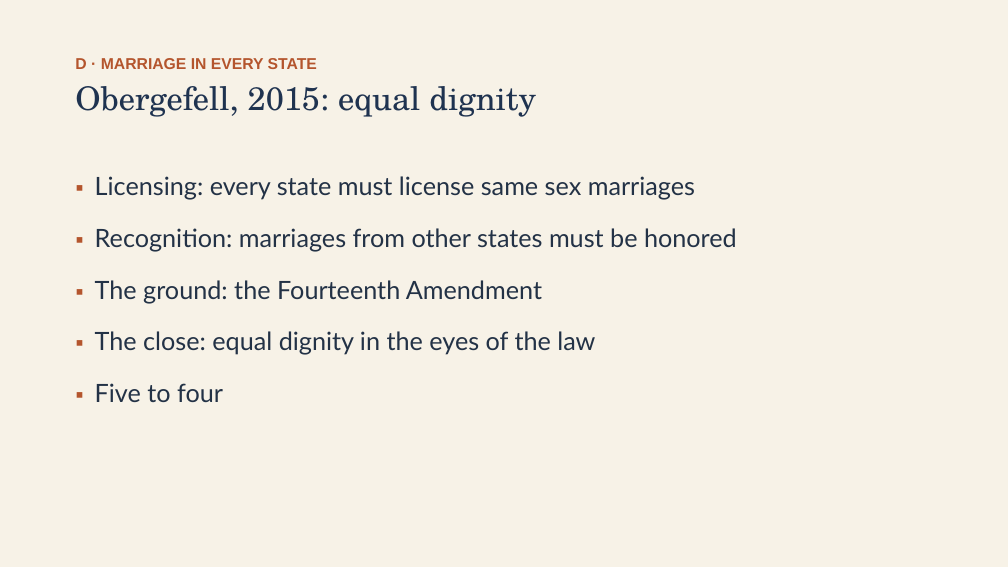
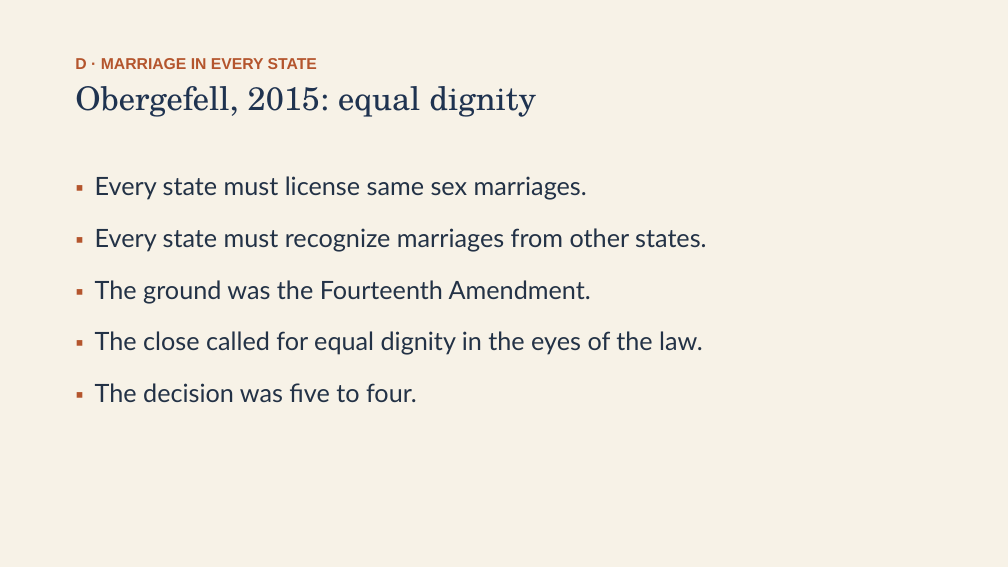
Before and after one commit to ab17gthb/humanities-curriculum-group, a slide deck: slide 13 of modern-america/lesson-08/lesson-08-slides.pptx. Drawn at 1008x567 pixels with LibreOffice and Linux fonts; fonts in the diff are those of the drawing. Boxes give left, top, right and bottom in pixels: in the first picture for what was removed or moved away, otherwise in the second. Text is boxed around its words. In the diff, an @@ line names an element or a change of style, - is before the commit and + after.

```diff
--- a/modern-america/lesson-08/lesson-08-slides.pptx
+++ b/modern-america/lesson-08/lesson-08-slides.pptx
@@ text at <box>95,176,706,402</box>: text changed @@
-▪ Licensing: every state must license same sex marriages
-▪ Recognition: marriages from other states must be honored
-▪ The ground: the Fourteenth Amendment
-▪ The close: equal dignity in the eyes of the law
-▪ Five to four
+▪ Every state must license same sex marriages.
+▪ Every state must recognize marriages from other states.
+▪ The ground was the Fourteenth Amendment.
+▪ The close called for equal dignity in the eyes of the law.
+▪ The decision was five to four.
```
Also in this commit, not shown: 8 other slides changed, 6 other files.
